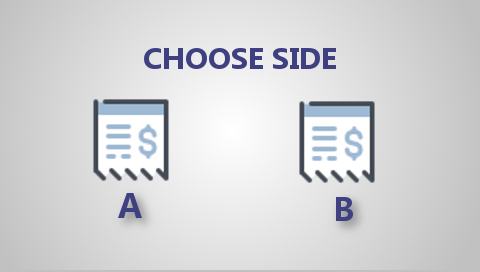
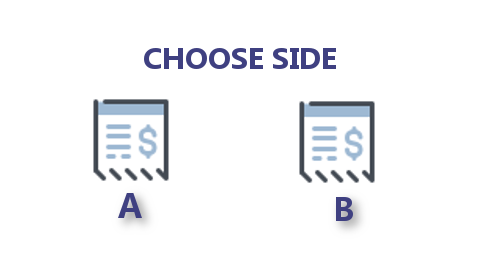
Layer changes from the first w=480, h=272 image to the second:
painted on "Fondo" over 0, 0, 480, 272
